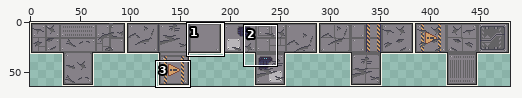
Two versions of one pixel-art file, art/modules/Floor_x2x3.ase. The first picture is a wide view before the edit; the outline marks the close-up.
Close-up. Before:
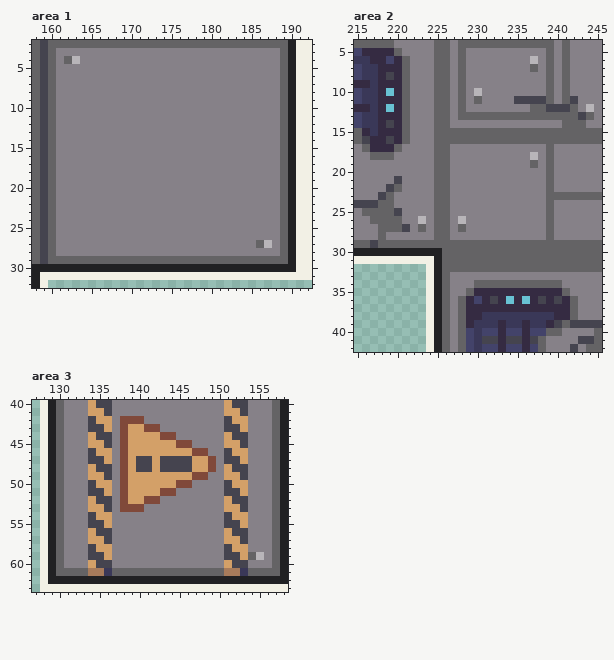
480x64 pixels, 1 frame. Shown: area 1: x 158..192, y 2..32; area 2: x 215..245, y 4..42; area 3: x 127..158, y 40..63.
After the commit:
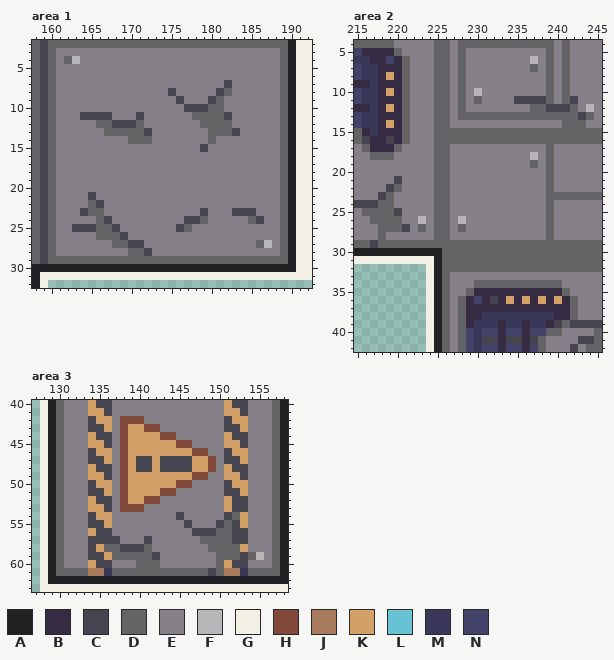
Palette (. is transparent): A #212123  B #352b42  C #45444f  D #646365  E #868188  F #b8b5b9  G #f2f0e5  H #80493a  J #a77b5b  K #d3a068  L #68c2d3  M #3a3858  N #43436a
What changed:
Area 1, layer "Layer 2":
The author changed colour E to colour C in row 7 at x 182; in row 8 at x 175 and 181; in row 9 at x 176 and 180; in row 10 at x 177 to 179; in row 11 at x 164 to 167, 171 and 182; in row 12 at x 168 to 170.
The author changed colour E to colour C in row 13 at x 172 and 183; in row 15 at x 179; in row 21 at x 165; in row 22 at x 166; in row 23 at x 164, 179 and 183 to 185; in row 24 at x 167, 177 to 178 and 186.
The author changed colour E to colour C in row 25 at x 163 to 165, 168 and 176; in row 26 at x 169; in row 27 at x 170 to 171; in row 28 at x 172.
The author changed colour E to colour D in row 8 at x 182; in row 9 at x 181; in row 10 at x 180 to 181; in row 11 at x 178 to 181; in row 12 at x 166 to 167, 171 and 179 to 182; in row 13 at x 167 to 171 and 180 to 182.
The author changed colour E to colour D in row 14 at x 170 to 172 and 180; in row 22 at x 165; in row 23 at x 165 to 166; in row 24 at x 166, 179 and 185; in row 25 at x 166 to 167 and 177; in row 26 at x 166 to 168.
The author changed colour E to colour D in row 27 at x 168 to 169; in row 28 at x 170 to 171.
Area 2, layer "Layer 2":
The author changed colour C to colour K in row 8 at x 219; in row 14 at x 219; in row 36 at x 238 and 240.
The author changed colour L to colour K in row 10 at x 219; in row 12 at x 219; in row 36 at x 234 and 236.
Area 3, layer "Layer 2":
The author changed colour D to colour C in row 61 at x 149.
The author changed colour E to colour C in row 54 at x 145; in row 55 at x 146 and 150; in row 56 at x 147 to 149; in row 57 at x 137 and 141; in row 58 at x 138 to 140; in row 59 at x 142.
The author changed colour K to colour C in row 53 at x 152; in row 57 at x 134 to 135 and 152; in row 59 at x 153.
The author changed colour C to colour D in row 55 at x 151; in row 58 at x 151; in row 59 at x 151 to 152.
The author changed colour E to colour D in row 56 at x 150; in row 57 at x 148 to 150; in row 58 at x 137, 141 and 149 to 150; in row 59 at x 137 to 141 and 150; in row 60 at x 140 to 142 and 150.
The author changed colour K to colour D in row 54 at x 152; in rows 56 to 57 at x 151; in row 58 at x 136 and 152.
